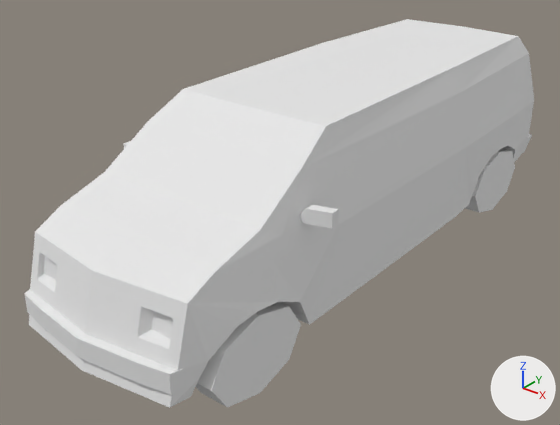
One commit to the OBJ model GameResources/Meshes/Car4_o4.obj: the scene before it, then after it.
One viewpoint serves both versions: a 50 mm lens placed at (3.49, -6.94, 4.33), pointed at (-0.22, -2.3, 1.45). The lights are fixed; the arrows at lower right show +X, +Y and +Z. Where no turn or scale is listed for an object, it has been applied to the vertices.

Names of what the first picture shows: 'Car4'.
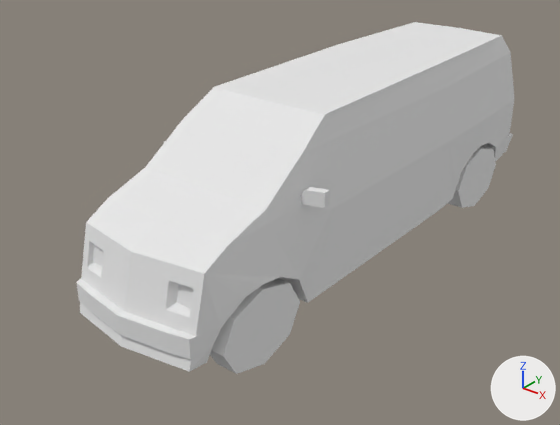
The change in detail:
me_car4 is used by ob_car4; location (0.0, 0.0, 0.0).
me_car4 had 264 vertices, 476 faces and spanned x -0.99..0.99, y -4.59..0.78, z 1.01..2.6.
me_car4 now has 264 vertices, 380 faces and spans x -0.78..0.77, y -4.26..0.67, z 1.01..2.6.
me_car4 part 1: the loose piece of 136 vertices spanning x -0.84..0.84, y -4.59..0.63, z 1.26..2.6 is scaled about its middle by (0.781, 0.918, 1), then moved by (0.0, 0.11, 0.0).
me_car4 part 2: a new loose piece, an 8-sided cylinder along x spanning x 0.46..0.64, y -3.96..-3.14, z 1.01..1.62, in mat_car4_mat (its picture is missing).
me_car4 part 3: a new loose piece, an 8-sided cylinder along x spanning x 0.45..0.63, y -0.66..0.16, z 1.01..1.62, in mat_car4_mat (its picture is missing).
me_car4 part 4: the loose piece of 20 vertices spanning x -0.75..0.75, y 0.54..0.78, z 1.33..1.51 is rebuilt with 20 vertices and now spans x -0.59..0.58, y 0.45..0.67, z 1.33..1.51.
me_car4 part 5: a new loose piece of 20 vertices spanning x -0.58..0.57, y -4.26..-4.09, z 1.36..1.51, in mat_car4_mat (its picture is missing).
me_car4 part 6: 7 loose pieces with 108 vertices, spanning x -0.99..0.99, y -4.59..0.22, z 1.01..2.18, are deleted.
Part 7, on me_car4:
16 vertices are added at x -0.78..0.77, y -3.1..-2.99, z 2.07..2.18.
8 new vertices lie (0.0, 0.06, 0.0) away from vertices in x -0.64..0.64, y -3.1, z 2.07..2.18.
18 new faces join them.

Where the change shows, as pixel boxes (x1, y1, x2, y2) in the pictures (560 x 425 px; the box of a moved part takes in the faces that stretch with it):
'Car4', reshaped (14% narrower, 9% shorter)
    before: (24, 19, 534, 408)
    after: (76, 22, 514, 374)
part 1 of me_car4, moved or reshaped
    before: (29, 19, 534, 408)
    after: (80, 22, 514, 372)
part 2 of me_car4, added
    after: (210, 278, 300, 374)
part 3 of me_car4, added
    after: (447, 146, 496, 208)
part 4 of me_car4, rebuilt
    before: (521, 134, 532, 154)
    after: (503, 133, 513, 153)
part 5 of me_car4, added
    after: (76, 279, 201, 359)
part 6 of me_car4, deleted
    before: (24, 141, 515, 407)
part 7 of me_car4, added
    after: (164, 141, 331, 208)
